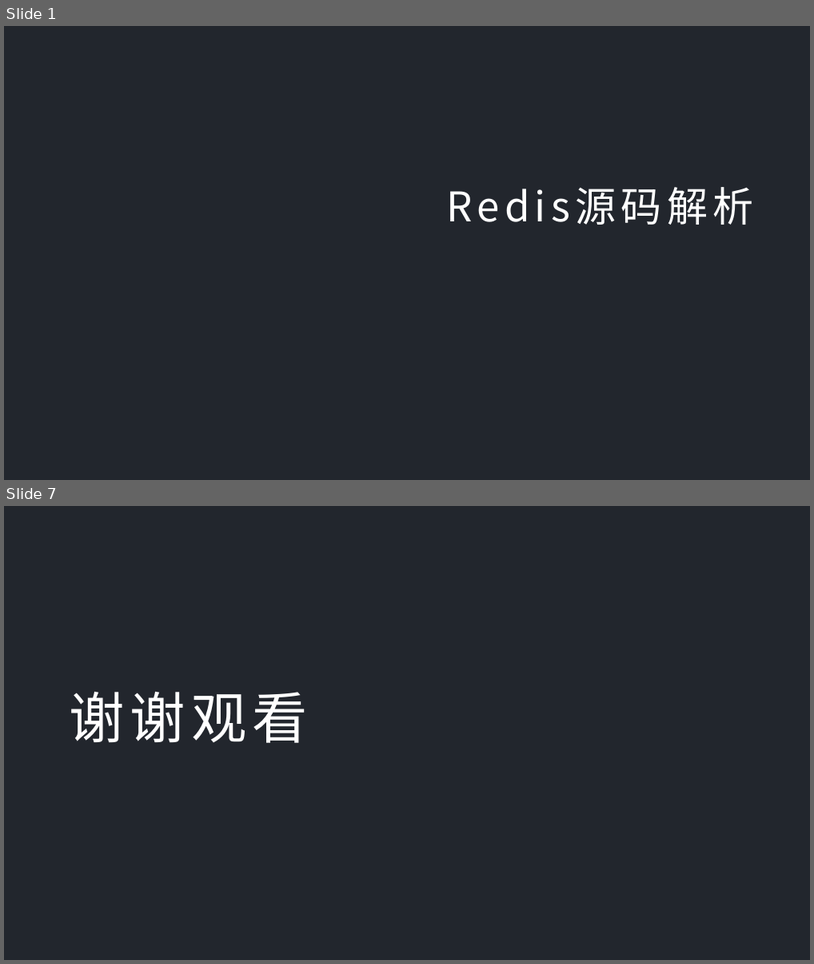
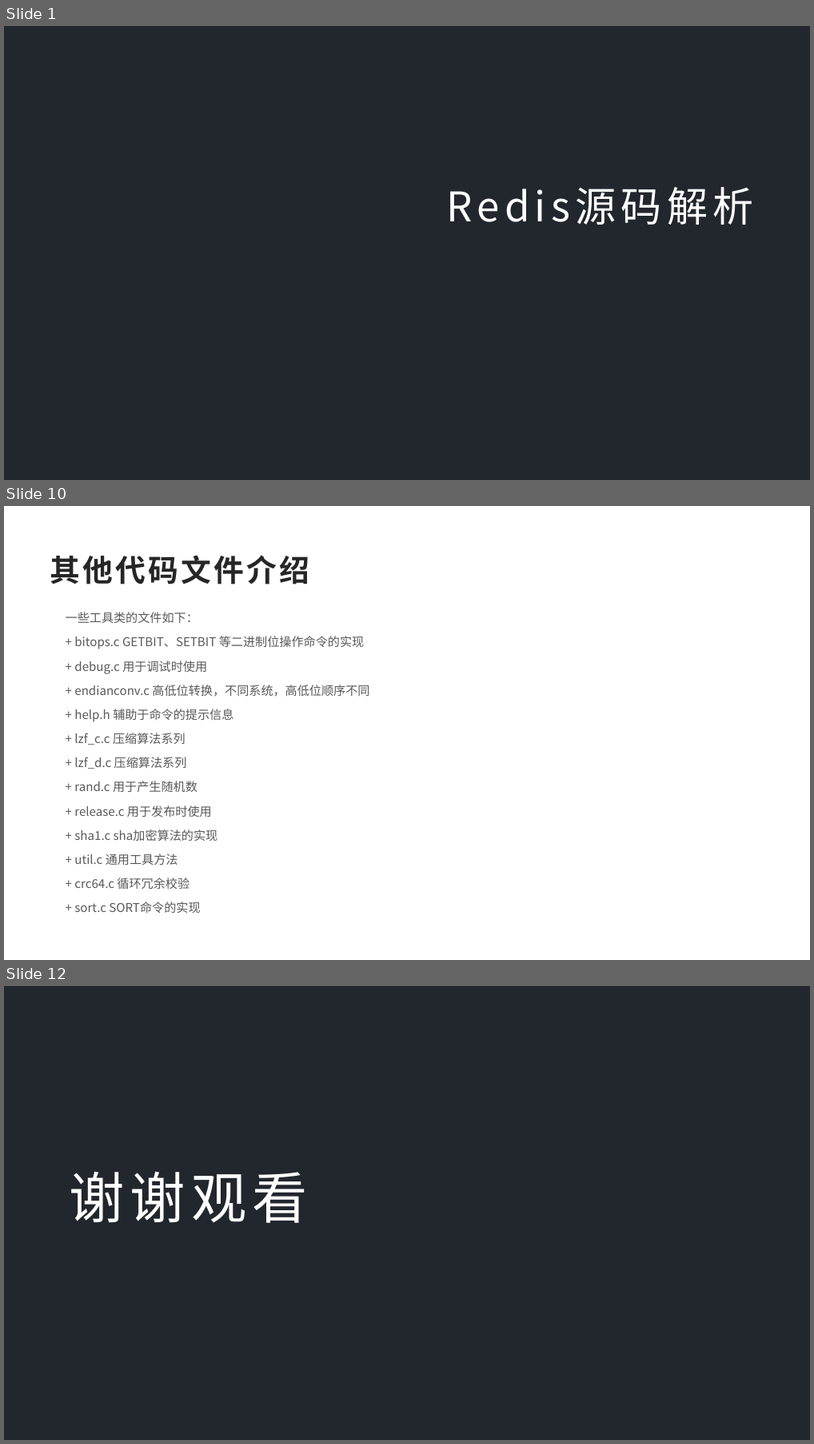
Before and after one commit to dylan7168/springcloud, a slide deck: document/SpringCloud融会贯通/07-Redis源码解析.pptx. Shown one above the other, each under a label of ours: slides 1 and 7 before the commit, slides 1, 10 and 12 after it; the slides between them are not shown. The pictures are 814x964 and 814x1444 pixels, drawn with LibreOffice and Linux fonts; fonts in the diff are those of the drawing; background and template pictures are left out. Boxes give left, top, right and bottom in pixels: in the first picture for what was removed or moved away, otherwise in the second. Text is boxed around its words. In the diff, an @@ line names an element or a change of style, - is before the commit and + after.

```diff
--- a/document/SpringCloud融会贯通/07-Redis源码解析.pptx
+++ b/document/SpringCloud融会贯通/07-Redis源码解析.pptx
@@ slide 10 added at (4,506,810,960), background #FFFFFF @@
@@ text added at (50,555,310,584), 36 pt, text #262626, bold @@
+其他代码文件介绍
@@ text added at (66,612,370,912), 14.4 pt, text #595959 @@
+一些工具类的文件如下：
++ bitops.c GETBIT、SETBIT 等二进制位操作命令的实现
++ debug.c 用于调试时使用
++ endianconv.c 高低位转换，不同系统，高低位顺序不同
++ help.h 辅助于命令的提示信息
++ lzf_c.c 压缩算法系列
++ lzf_d.c 压缩算法系列
++ rand.c 用于产生随机数
++ release.c 用于发布时使用
++ sha1.c sha加密算法的实现
++ util.c 通用工具方法
++ crc64.c 循环冗余校验
++ sort.c SORT命令的实现
@@ what was slide 7 is now slide 12 @@
```
Also in this commit, not shown: 3 slides changed, 6 other slides added, 2 slides removed, 5 other files.
